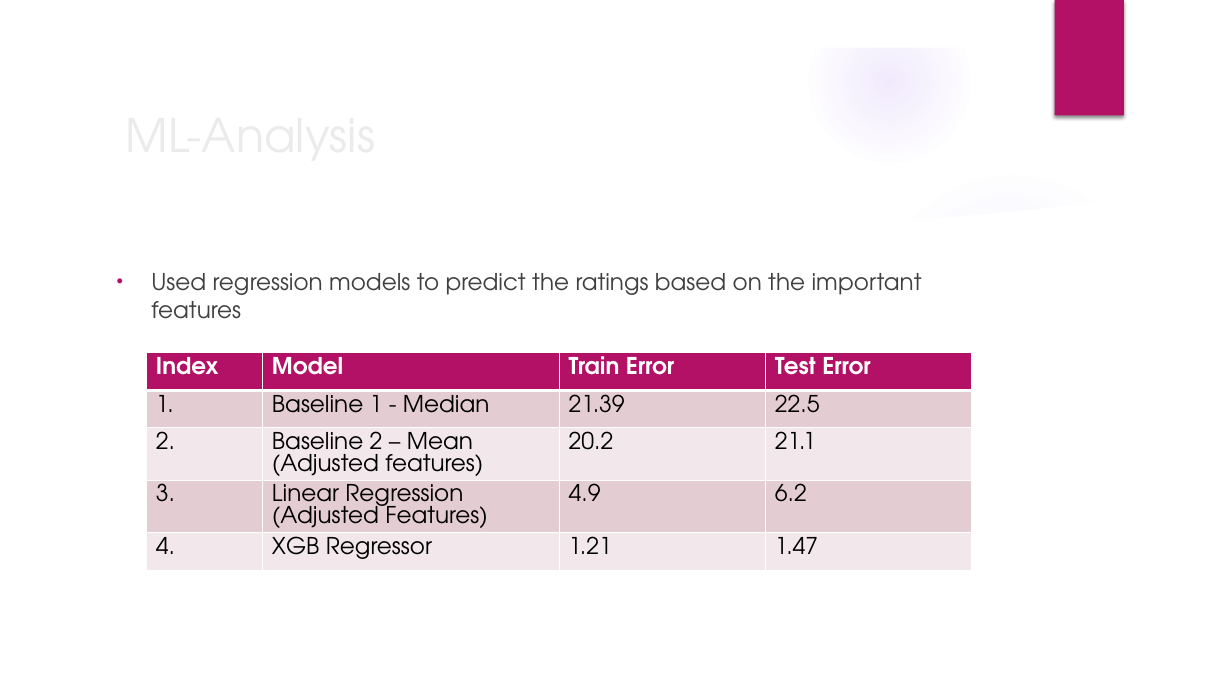
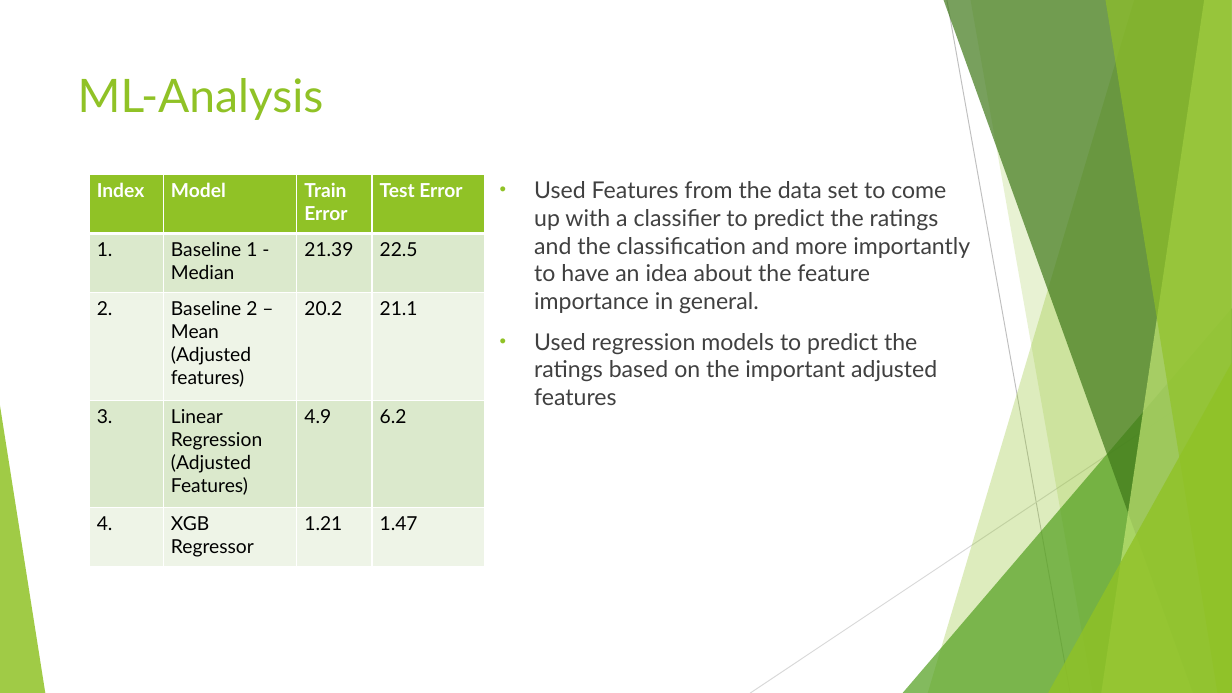
Before and after one commit to sharax/ECE_143_Group_11, a slide deck: slide 17 of ECE_143.pptx. Drawn at 1232x693 pixels with LibreOffice and Linux fonts; fonts in the diff are those of the drawing; background and template pictures are left out. Boxes give left, top, right and bottom in pixels: in the first picture for what was removed or moved away, otherwise in the second. Text is boxed around its words. In the diff, an @@ line names an element or a change of style, - is before the commit and + after.

```diff
--- a/ECE_143.pptx
+++ b/ECE_143.pptx
@@ group removed at (x1=0, y1=0, x2=1232, y2=693): 5 ellipses, 3 freeform shapes @@
@@ rectangle removed at (x1=1055, y1=0, x2=1124, y2=116) @@
@@ title "ML-Analysis" moved from (x1=116, y1=98, x2=1002, y2=169) to (x1=78, y1=78, x2=324, y2=120) @@
@@ title "ML-Analysis" at (x1=78, y1=78, x2=324, y2=120): font TeX Gyre Adventor to Lato, text colour #EBEBEB to #90C226; vertical alignment middle to top @@
@@ table at (x1=90, y1=175, x2=484, y2=567) @@
@@ fill #B31166 to #90C226 in row 1 @@
@@ fill #E5CCD3 to #DBE9CD in 8 cells @@
@@ fill #F2E7EA to #EEF4E8 in 8 cells @@
@@ size 18 to 15 pt, font TeX Gyre Adventor to Lato @@
@@ table resized from (x1=147, y1=353, x2=972, y2=595) to (x1=90, y1=175, x2=484, y2=567) @@
@@ text at (x1=534, y1=181, x2=970, y2=405): text changed; font TeX Gyre Adventor to Lato @@
-• Used regression models to predict the ratings based on the important features
+• Used Features from the data set to come up with a classifier to predict the ratings and the classification and more importantly to have an idea about the feature importance in general.
+• Used regression models to predict the ratings based on the important adjusted features
@@ group added at (x1=0, y1=0, x2=1232, y2=693): 5 freeform shapes, 3 triangles, 2 lines @@
```
Also in this commit, not shown: 11 other slides changed, 6 slides added, 7 slides removed.
